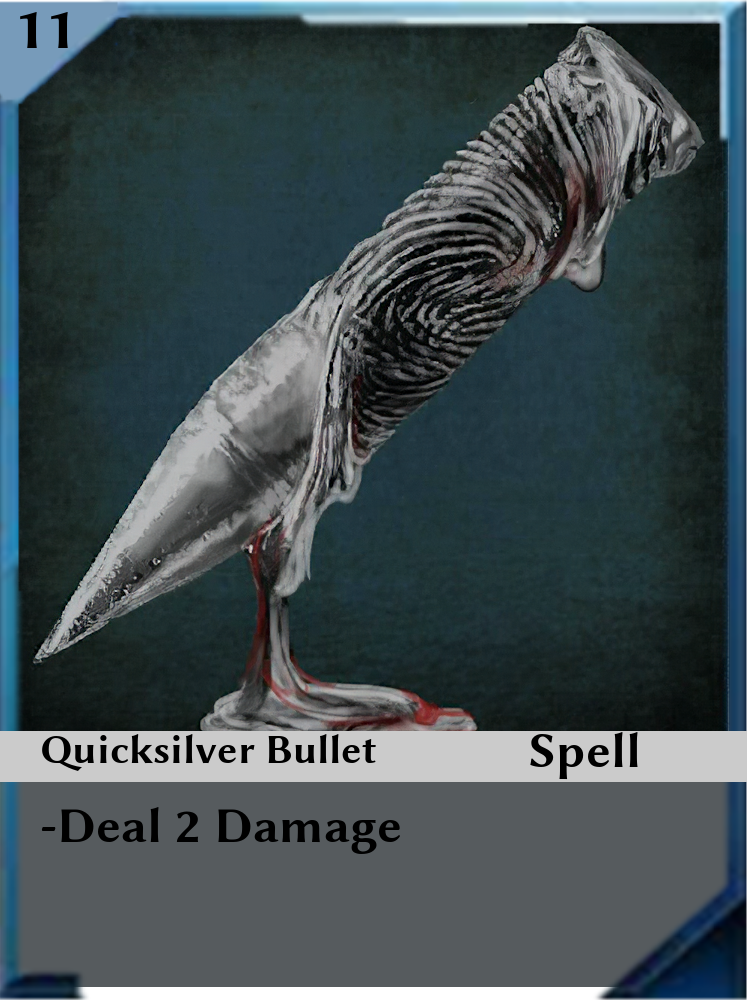
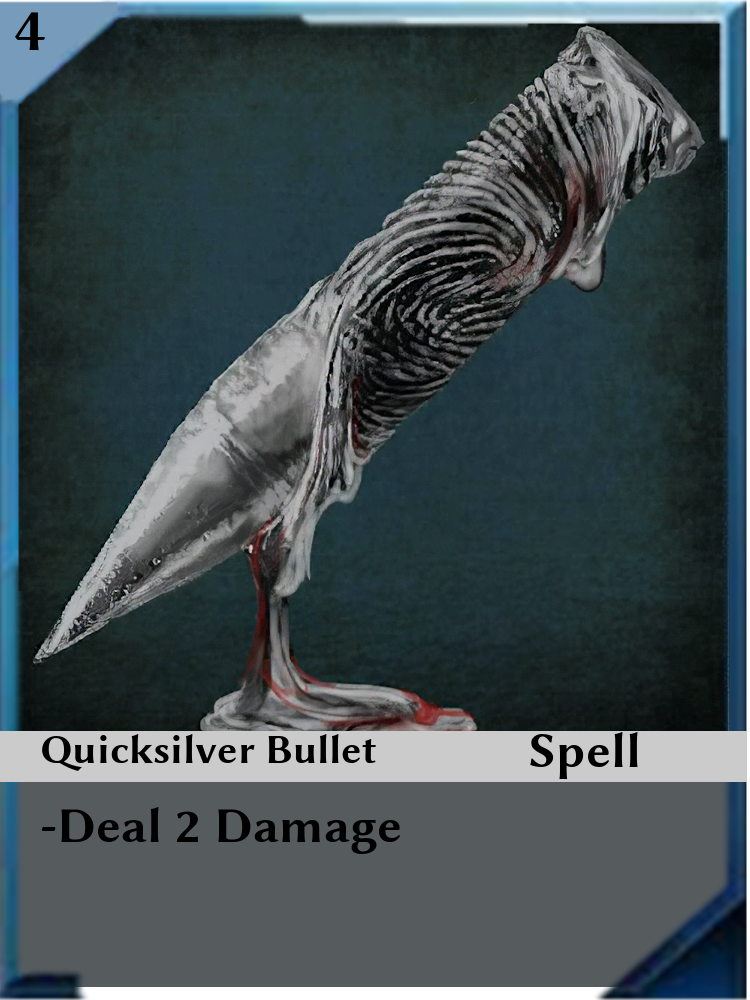
Comparing the layer stacks of the two 750 × 1000 images. Changes:
painted on "Cost" over [left=15, top=12, right=68, bottom=51]
